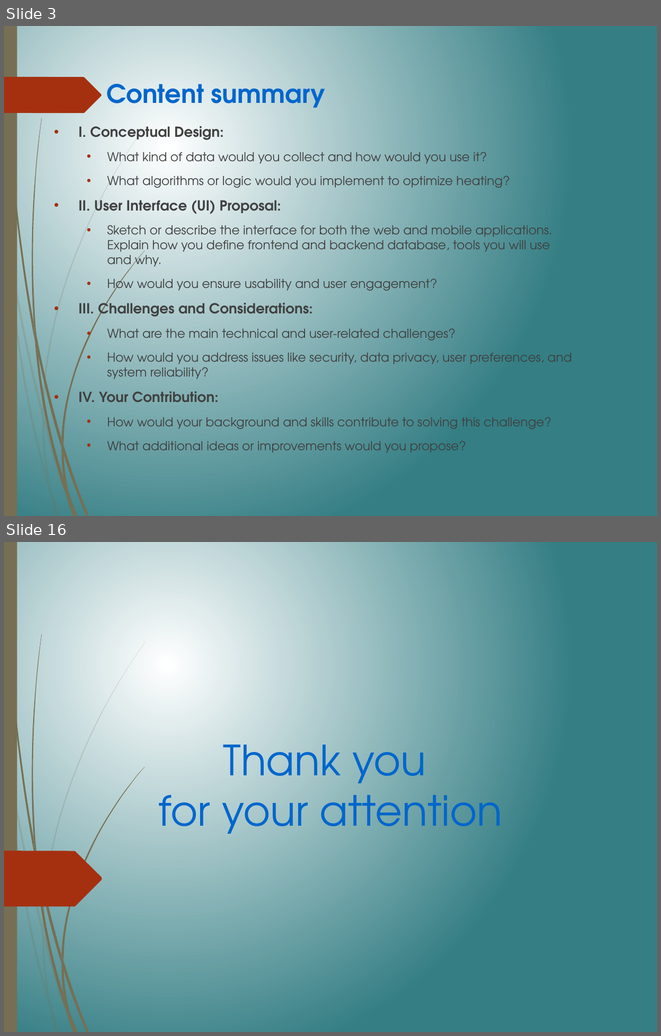
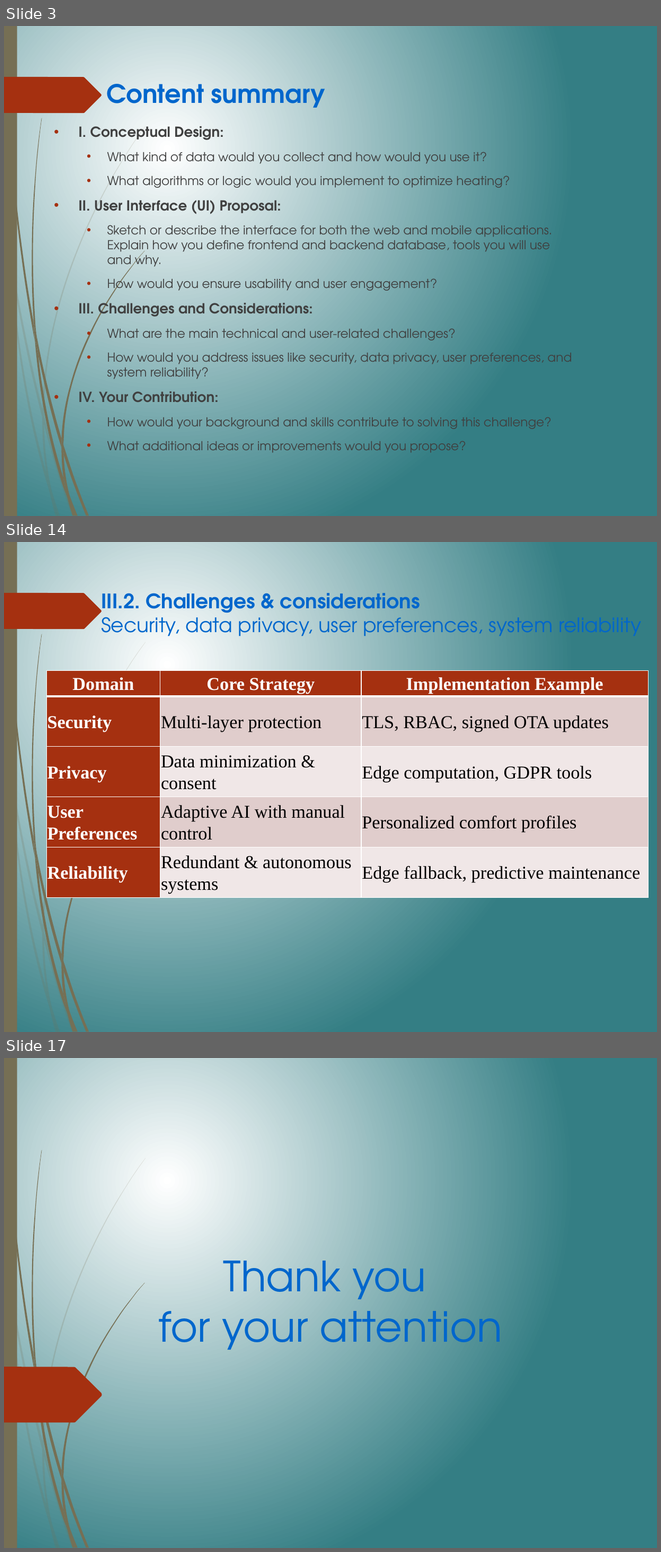
Before and after one commit to thanqminh/thanqminh.com, a slide deck: files/minh.pptx. Shown one above the other, each under a label of ours: slides 3 and 16 before the commit, slides 3, 14 and 17 after it; the slides between them are not shown. The pictures are 661x1036 and 661x1552 pixels, drawn with LibreOffice and Linux fonts; fonts in the diff are those of the drawing. Boxes give left, top, right and bottom in pixels: in the first picture for what was removed or moved away, otherwise in the second. Text is boxed around its words. In the diff, an @@ line names an element or a change of style, - is before the commit and + after.

```diff
--- a/files/minh.pptx
+++ b/files/minh.pptx
@@ slide 14 added at <box>4,542,657,1032</box>, background gradient #FFFFFF to #347E84; not listed: 24 template elements that a slide beside it also shows @@
@@ text added at <box>101,589,553,636</box>, 22 pt, text #0066CC @@
+III.2. Challenges & considerations
+Security, data privacy, user preferences, system reliability
@@ table added at <box>46,671,648,897</box>, 5 rows, 3 columns @@
+Domain | Core Strategy | Implementation Example
+Security | Multi-layer protection | TLS, RBAC, signed OTA updates
+Privacy | Data minimization & consent | Edge computation, GDPR tools
+User Preferences | Adaptive AI with manual control | Personalized comfort profiles
+Reliability | Redundant & autonomous systems | Edge fallback, predictive maintenance
@@ what was slide 16 is now slide 17 @@
```
Also in this commit, not shown: 12 slides changed.
